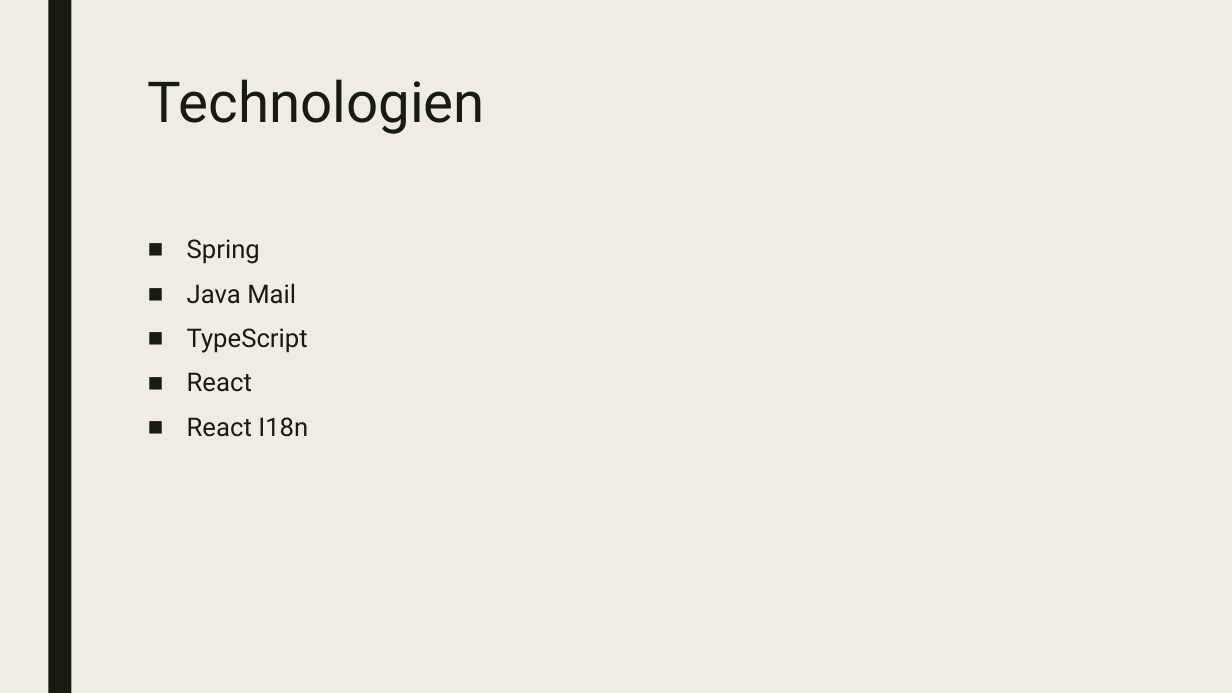
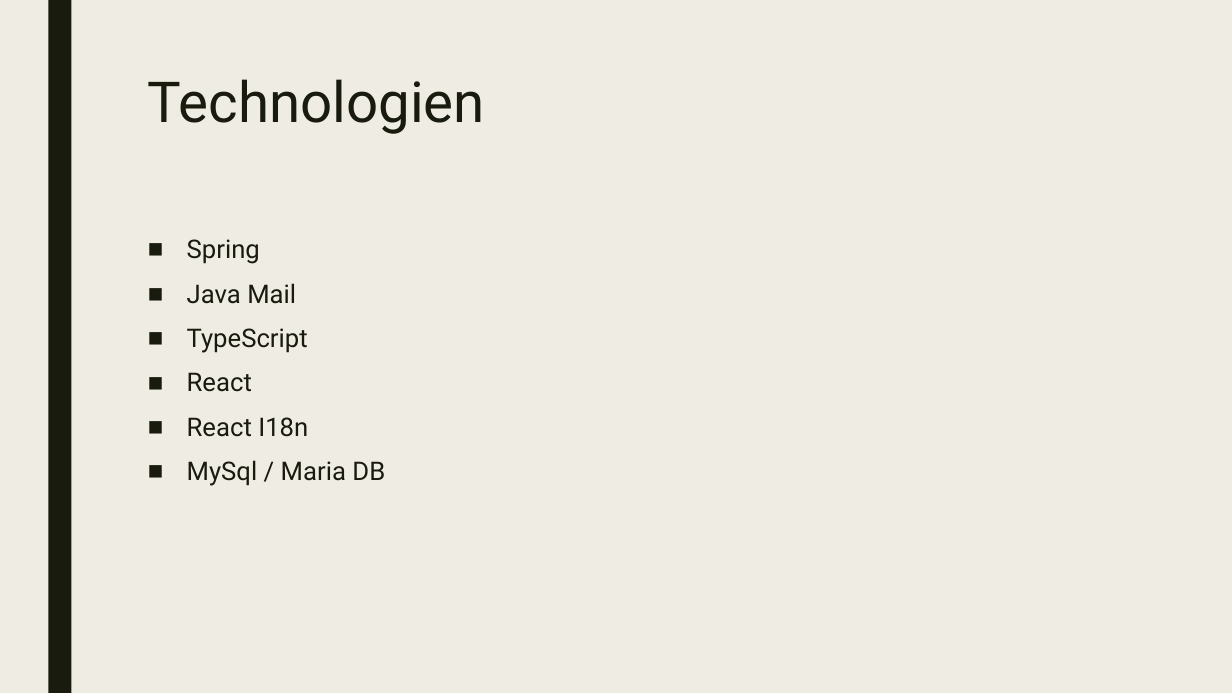
Before and after one commit to orizion/cssr, a slide deck: slide 3 of docs/CS Seminar Registration.pptx. Drawn at 1232x693 pixels with LibreOffice and Linux fonts; fonts in the diff are those of the drawing. Boxes give left, top, right and bottom in pixels: in the first picture for what was removed or moved away, otherwise in the second. Text is boxed around its words. In the diff, an @@ line names an element or a change of style, - is before the commit and + after.

```diff
--- a/docs/CS Seminar Registration.pptx
+++ b/docs/CS Seminar Registration.pptx
@@ text at box(187, 460, 385, 486): paragraph added @@
+■ MySql / Maria DB
```
Also in this commit, not shown: 2 other slides changed, 7 slides added, 9 other files.
